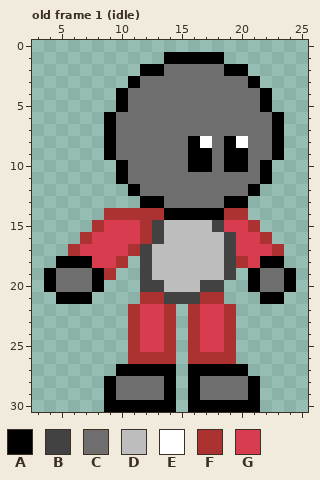
Two versions of one pixel-art file, Assets/Aseprite/cannon boy.aseprite. That is the earlier state.
31x31 pixels, 21 frames. Colours within 5 levels of each other are drawn and written as one. Shown: old frame 1 (idle): x 3..25, y 0..30. The commit also changed other frames, which this record leaves out.
Palette (. is transparent): A #000000  B #424242  C #6e6e6e  D #bdbdbd  E #ffffff  F #ac3232  G #d73d4f
Pixels before, old frame 1 (idle), first column x 4:
 1 ..........AAAAA......
 2 ........AACCCCCAA....
 3 .......ACCCCCCCCCA...
 4 ......ACCCCCCCCCCCA..
 5 ......ACCCCCCCCCCCA..
 6 .....ACCCCCCCCCCCCCA.
 7 .....ACCCCCCCCCCCCCA.
 8 .....ACCCCCCAECAECCA.
 9 .....ACCCCCCAACAACCA.
10 ......ACCCCCAACAACA..
11 ......ACCCCCCCCCCCA..
12 .......ACCCCCCCCCA...
13 ........AACCCCCAA....
14 .....FFFFFAAAAAFF....
15 ....FGGGFBDDDDBGGF...
16 ...FGGGGFBDDDDDBGGF..
17 ..FGGGGFBDDDDDDBGGGF.
18 .AAAGGF.BDDDDDDBFGAA.
19 ACCCAF..BDDDDDDB.ACCA
20 ACCCA...BBDDDBB..ACCA
21 .AAA....FFBBBFF...AA.
22 .......FGGF.FGGF.....
23 .......FGGF.FGGF.....
24 .......FGGF.FGGF.....
25 .......FGGF.FGGF.....
26 .......FFFF.FFFF.....
27 ......AAAAA.AAAAA....
28 .....ACCCCA.ACCCCA...
29 .....ACCCCA.ACCCCA...
30 .....AAAAAA.AAAAAA...
The same view after the edit:
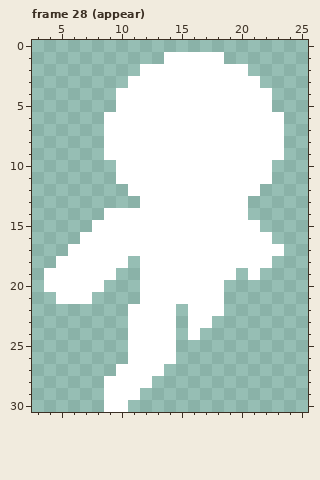
A new or re-ordered frame is compared with the old frame closest to it.
Message: Can materialize cannon boy after the platforms are made
Change:
frames 21 -> 42
layer "white" added
Changed rows in their new state; - is an unchanged pixel.
Frame 28 (appear) is new; against old frame 1 (idle), layers "white", "Layer 1":
first column x 4:
 1 ----------EEEEE------
 2 --------EEEEEEEEE----
 3 -------EEEEEEEEEEE---
 4 ------EEEEEEEEEEEEE--
 5 ------EEEEEEEEEEEEE--
 6 -----EEEEEEEEEEEEEEE-
 7 -----EEEEEEEEEEEEEEE-
 8 -----EEEEEEEE-EE-EEE-
 9 -----EEEEEEEEEEEEEEE-
10 ------EEEEEEEEEEEEE--
11 ------EEEEEEEEEEEEE--
12 -------EEEEEEEEEEE---
13 --------EEEEEEEEE----
14 -----EEEEEEEEEEEE----
15 ----EEEEEEEEEEEEEE---
16 ---EEEEEEEEEEEEEEEE--
17 --EEEEEEEEEEEEEEEEEE-
18 -EEEEEE-EEEEEEEEEEE.-
19 EEEEEE--EEEEEEEE-E...
20 EEEEE---EEEEEEE--....
21 -EEE----EEEEEEE---..-
22 -------EEEE-EEE.-----
23 -------EEEE-EE..-----
24 -------EEEE-E...-----
25 -------EEEE-....-----
26 -------EEEE-....-----
27 ------EEEE.-.....----
28 -----EEEE..-......---
29 -----EEE...-......---
30 -----EE....-......---
Pixel boxes of the changes (left, top, right, bottom) in both pictures:
changed: (44, 52, 296, 412)
